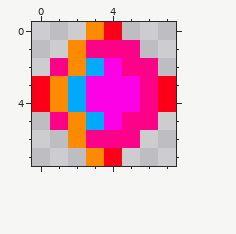
File history of a pixel-art sprite, OLD/client/resources/images/enemies/swarmers/sprite_21.png. Above is the file before it was changed.
The file is 8x8 pixels. Colours within 5 levels of each other are drawn and written as one.
The result:
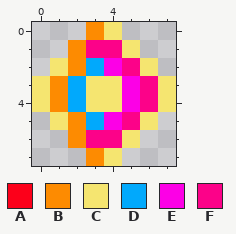
Palette (. is transparent): A #fc001a  B #fd8b01  C #f5e570  D #01a9fc  E #fc00e6  F #fc0289
Change:
y 0: x 4 A -> C
y 1: x 5 F -> C
y 2: x 1 F -> C; x 6 F -> C
y 3..4: x 0 A -> C; x 3..4 EE -> CC; x 7 A -> C
y 5: x 1 F -> C; x 6 F -> C
y 6: x 5 F -> C
y 7: x 4 A -> C
Where, in picture pixels (left, top, right, bottom), the same in both pictures:
changed: (32, 22, 176, 166)
